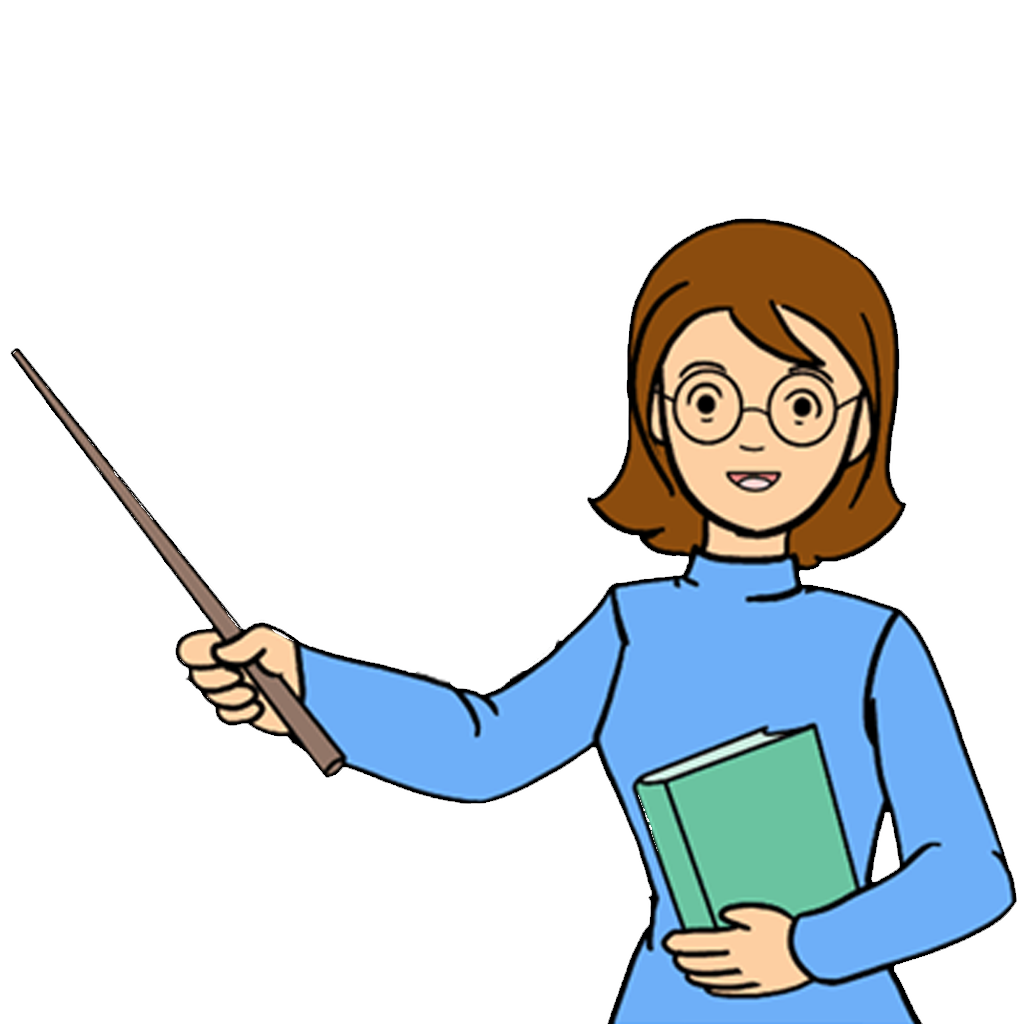
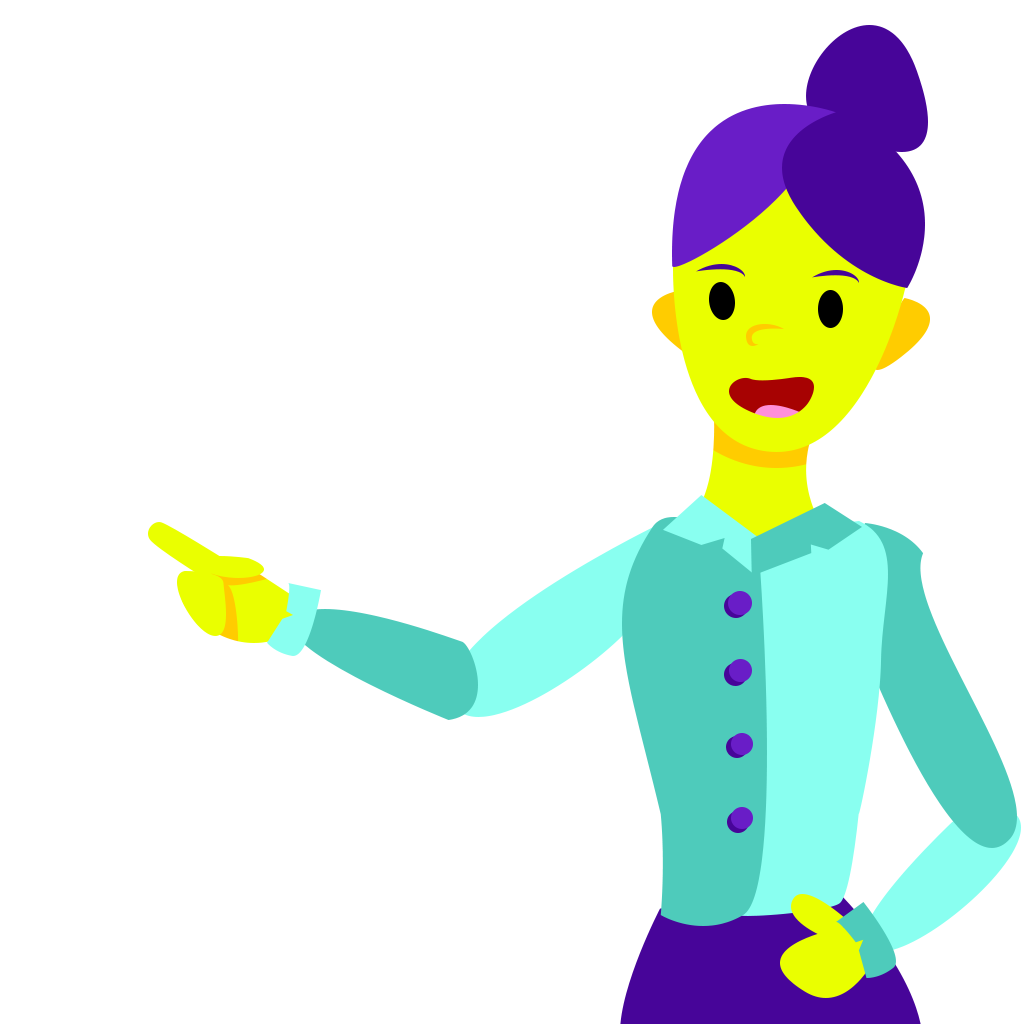
Two versions of the same layered image (1024px x 1024px). Layer-by-layer changes:
added group "Group 4" with 45 layers above "Layer 3" over (148, 25, 1021, 1024)
added layer "Shape 28" in group "Group 4" over (751, 503, 862, 576)
added layer "Shape 27" in group "Group 4" over (663, 495, 770, 574)
added group "Group 3" with 4 layers in group "Group 4" over (728, 591, 753, 829)
added group "Group 3 copy" with 4 layers in group "Group 4" over (724, 594, 749, 833)
added layer "Shape 21" in group "Group 4" over (780, 925, 874, 998)
added group "Group 2" with 6 layers in group "Group 4" over (148, 522, 321, 656)
added layer "Shape 31" in group "Group 2" over (201, 563, 279, 649)
added layer "HandPalm" in group "Group 2" over (181, 560, 297, 643)
added layer "Shape 11" in group "Group 4" over (622, 517, 767, 926)
added layer "Shape 10" in group "Group 4" over (740, 521, 888, 916)
added layer "Shape 13" in group "Group 4" over (291, 609, 478, 720)
added layer "Shape 12" in group "Group 4" over (450, 523, 662, 717)
added group "Group 1" with 15 layers in group "Group 4" over (652, 25, 930, 584)
added layer "Shape 1" in group "Group 1" over (782, 111, 925, 288)
added layer "Shape 2" in group "Group 1" over (672, 104, 836, 267)
added layer "Shape 3" in group "Group 1" over (806, 25, 928, 152)
added layer "Face" in group "Group 1" over (673, 105, 915, 452)
added layer "Shape 9" in group "Group 1" over (693, 414, 852, 468)
added layer "Shape 6" in group "Group 1" over (689, 386, 834, 584)
added layer "Shape 14" in group "Group 4" over (840, 523, 1017, 848)
added layer "Shape 16" in group "Group 4" over (863, 806, 1021, 952)
added layer "Shape 23" in group "Group 4" over (620, 889, 921, 1024)
hid "Layer 1" over (10, 215, 1019, 1024)
…and 23 more changes (23 added)
